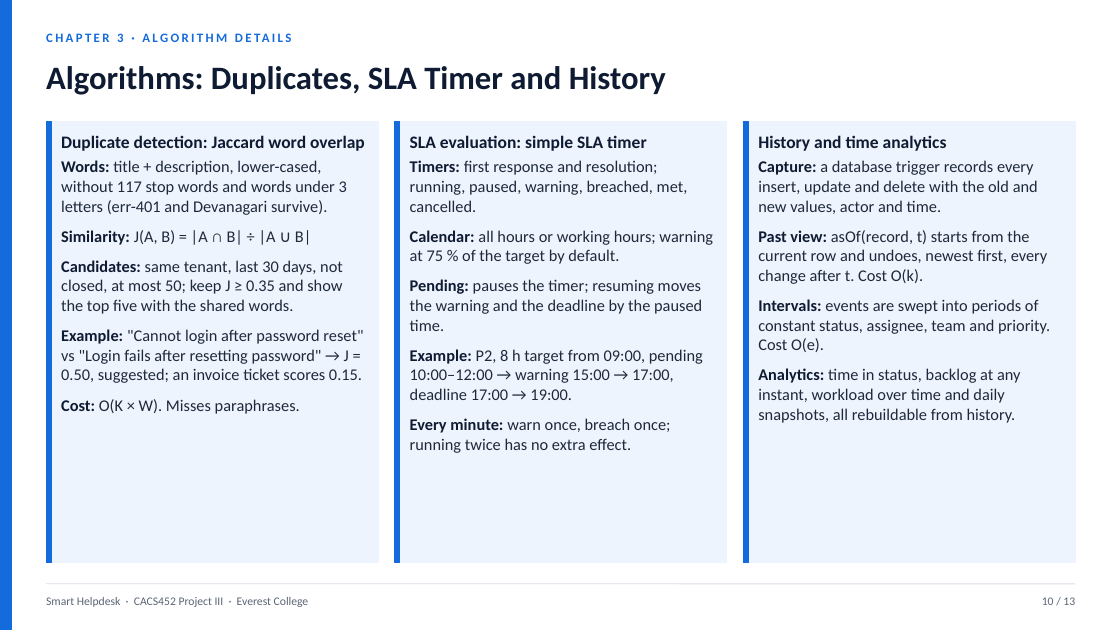
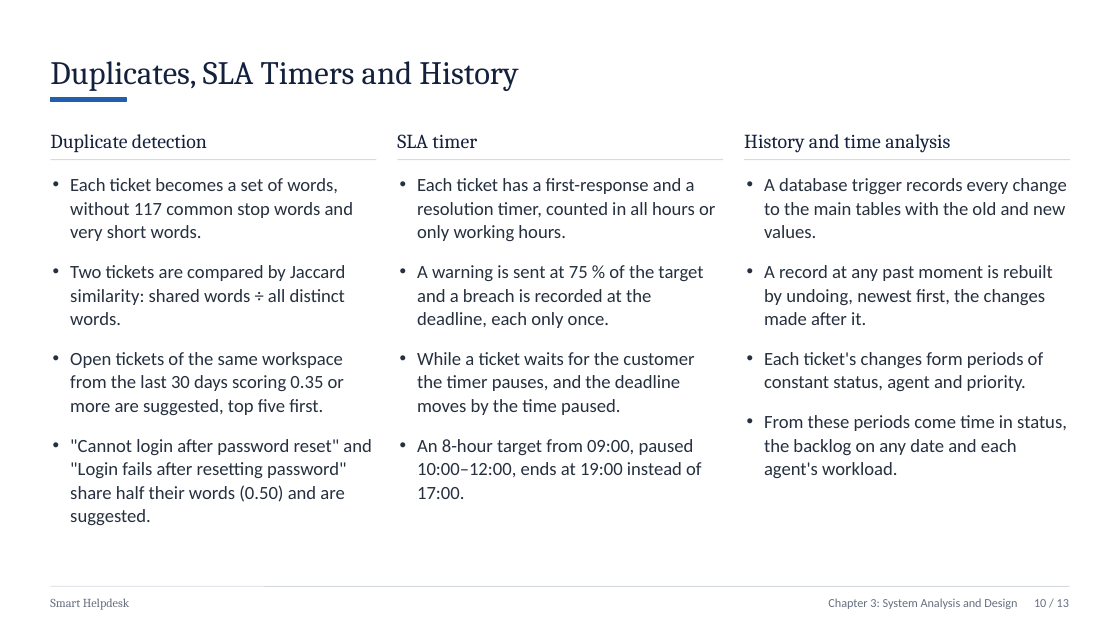
Before and after one commit to Sbh321/smart-helpdesk, a slide deck: slide 11 of college/report/Project-III-Presentation-Smart-Helpdesk.pptx. Drawn at 1120x630 pixels with LibreOffice and Linux fonts; fonts in the diff are those of the drawing. Boxes give left, top, right and bottom in pixels: in the first picture for what was removed or moved away, otherwise in the second. Text is boxed around its words. In the diff, an @@ line names an element or a change of style, - is before the commit and + after.

```diff
--- a/college/report/Project-III-Presentation-Smart-Helpdesk.pptx
+++ b/college/report/Project-III-Presentation-Smart-Helpdesk.pptx
@@ rectangle removed at bbox=[0, 0, 12, 630] @@
@@ text "Duplicates, SLA Timers and History" at bbox=[50, 61, 518, 91]: vertical alignment middle to bottom @@
@@ text removed at bbox=[117, 33, 123, 42] @@
-CHAPTER 3 · ALGORITHM DETAILS
@@ text at bbox=[50, 61, 518, 91]: text changed; font Calibri to Cambria; text colour #0F1B33 to #14213D; bold off @@
-Algorithms: Duplicates, SLA Timer and History
+Duplicates, SLA Timers and History
@@ rectangle added at bbox=[50, 97, 126, 102], fill #1F5FAD, outline #1F5FAD 1 pt @@
@@ rectangle removed at bbox=[46, 122, 378, 563] @@
@@ rectangle removed at bbox=[46, 122, 51, 563] @@
@@ text added at bbox=[50, 134, 207, 153], 17 pt, text #14213D @@
+Duplicate detection
@@ rectangle removed at bbox=[395, 122, 727, 563] @@
@@ rectangle removed at bbox=[395, 122, 400, 563] @@
@@ text added at bbox=[397, 134, 477, 149], 17 pt, text #14213D @@
+SLA timer
@@ rectangle removed at bbox=[744, 122, 1075, 563] @@
@@ rectangle removed at bbox=[744, 122, 749, 563] @@
@@ text added at bbox=[744, 134, 950, 153], 17 pt, text #14213D @@
+History and time analysis
@@ line added from (50, 160) to (376, 160), #D5DAE1 0.75 pt @@
@@ text at bbox=[70, 178, 371, 525]: text changed; size 14 to 16 pt; text colour #1E293B to #26303F @@
-Duplicate detection: Jaccard word overlap
-Words: title + description, lower-cased, without 117 stop words and words under 3 letters (err-401 and Devanagari survive).
-Similarity: J(A, B) = |A ∩ B| ÷ |A ∪ B|
-Candidates: same tenant, last 30 days, not closed, at most 50; keep J ≥ 0.35 and show the top five with the shared words.
-Example: "Cannot login after password reset" vs "Login fails after resetting password" → J = 0.50, suggested; an invoice ticket scores 0.15.
-Cost: O(K × W). Misses paraphrases.
+• Each ticket becomes a set of words, without 117 common stop words and very short words.
+• Two tickets are compared by Jaccard similarity: shared words ÷ all distinct words.
+• Open tickets of the same workspace from the last 30 days scoring 0.35 or more are suggested, top five first.
+• "Cannot login after password reset" and "Login fails after resetting password" share half their words (0.50) and are suggested.
@@ line added from (397, 160) to (723, 160), #D5DAE1 0.75 pt @@
@@ text at bbox=[417, 178, 715, 499]: text changed; size 14 to 16 pt; text colour #1E293B to #26303F @@
-SLA evaluation: simple SLA timer
-Timers: first response and resolution; running, paused, warning, breached, met, cancelled.
-Calendar: all hours or working hours; warning at 75 % of the target by default.
-Pending: pauses the timer; resuming moves the warning and the deadline by the paused time.
-Example: P2, 8 h target from 09:00, pending 10:00–12:00 → warning 15:00 → 17:00, deadline 17:00 → 19:00.
-Every minute: warn once, breach once; running twice has no extra effect.
+• Each ticket has a first-response and a resolution timer, counted in all hours or only working hours.
+• A warning is sent at 75 % of the target and a breach is recorded at the deadline, each only once.
+• While a ticket waits for the customer the timer pauses, and the deadline moves by the time paused.
+• An 8-hour target from 09:00, paused 10:00–12:00, ends at 19:00 instead of 17:00.
@@ line added from (744, 160) to (1070, 160), #D5DAE1 0.75 pt @@
@@ text at bbox=[764, 178, 1067, 478]: text changed; size 14 to 16 pt; text colour #1E293B to #26303F @@
-History and time analytics
-Capture: a database trigger records every insert, update and delete with the old and new values, actor and time.
-Past view: asOf(record, t) starts from the current row and undoes, newest first, every change after t. Cost O(k).
-Intervals: events are swept into periods of constant status, assignee, team and priority. Cost O(e).
-Analytics: time in status, backlog at any instant, workload over time and daily snapshots, all rebuildable from history.
+• A database trigger records every change to the main tables with the old and new values.
+• A record at any past moment is rebuilt by undoing, newest first, the changes made after it.
+• Each ticket's changes form periods of constant status, agent and priority.
+• From these periods come time in status, the backlog on any date and each agent's workload.
@@ line moved from (46, 584) - (1075, 584) to (50, 586) - (1070, 586) @@
@@ line (50, 586) - (1070, 586): stroke #D9DEE7 0.75 pt to #D5DAE1 0.75 pt @@
@@ text at bbox=[50, 598, 129, 610]: text changed; size 10 to 10.5 pt; font Calibri to Cambria; text colour #5B6576 to #66707F @@
-Smart Helpdesk · CACS452 Project III · Everest College
+Smart Helpdesk
@@ text added at bbox=[828, 598, 1069, 609], 10.5 pt, text #66707F @@
+Chapter 3: System Analysis and Design 10 / 13
@@ text removed at bbox=[1042, 597, 1075, 605] @@
-10 / 13
```
Also in this commit, not shown: 14 other slides changed.
